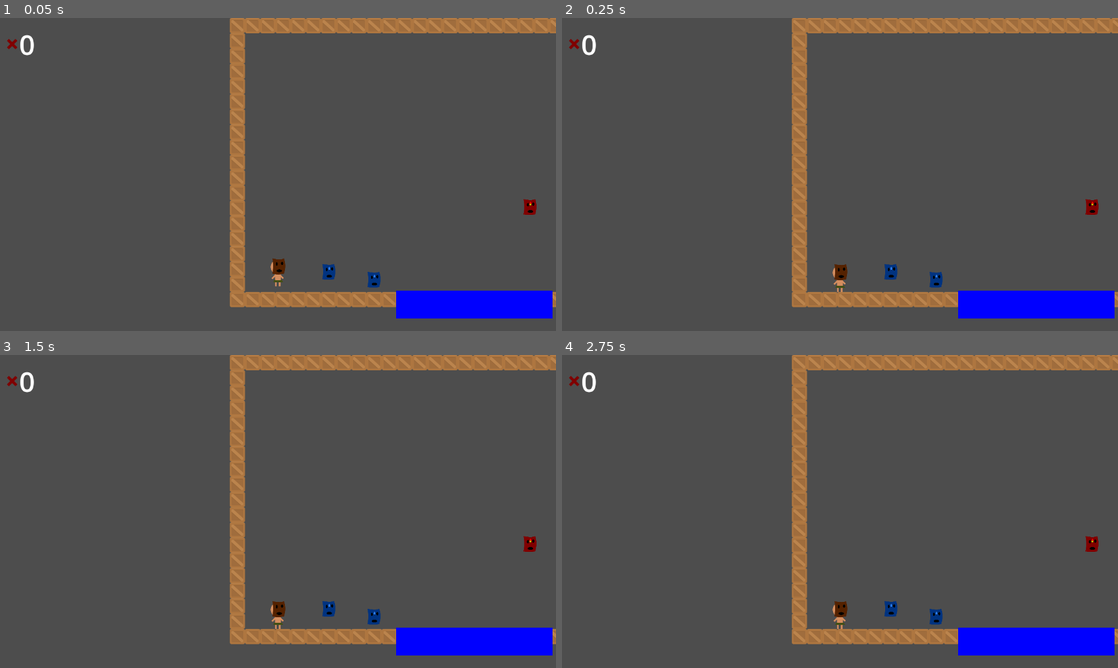
Above: before the commit, frames 1-4 (two rows, left to right).
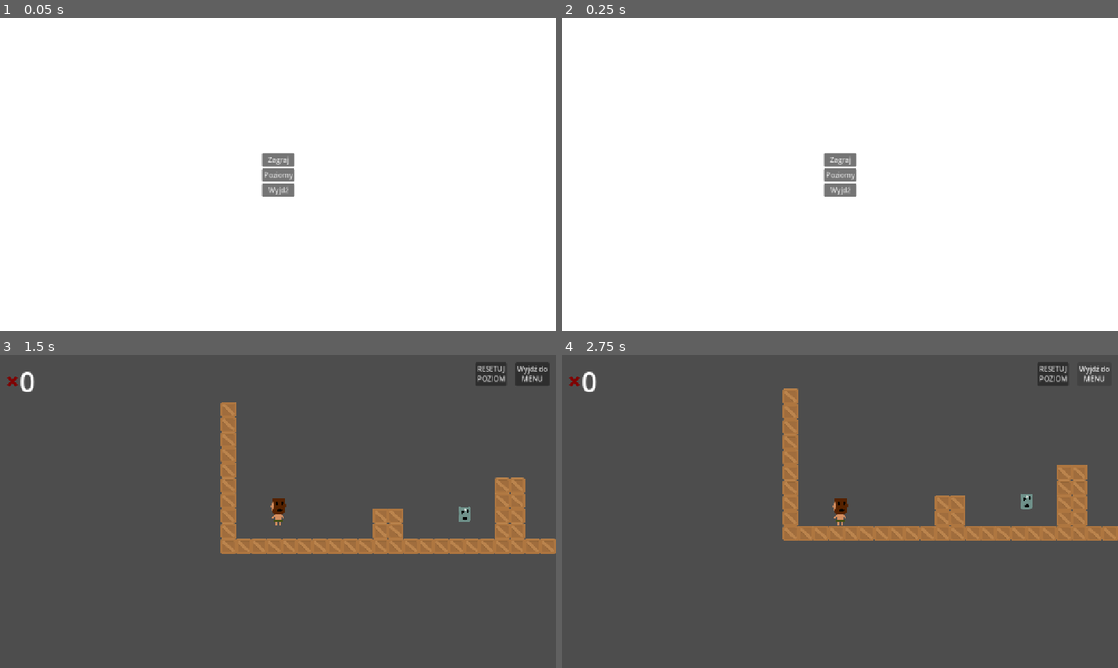
Above: after the commit, the same moments.

Repository: Nabiz/FourElements
Game: Godot game, scene res://Scenes/GUI/MainMenu.tscn
Same seed, same stepped clock (60 frames per second), same inputs: the game is played once before the commit and once after it. Before the commit the project starts from res://Levels/TestLevel.tscn. The engine's default icon, where the game draws it, is replaced by a stand-in: a white triangle on a blue panel in a dark square.
Inputs (mouse positions are in pixels of both pictures, inside the frame that each line leads up to):
- Up to frame 1 (0.05 s): no input
- Up to frame 2 (0.25 s): no input
- Up to frame 3 (1.5 s): click (278, 495) at 0.5 s, where only the run after the commit has a clickable "Zagraj"; click (489, 649) at 1.25 s, where only the run after the commit has a clickable "To ja zostanę Królem Szamanów…"
- Up to frame 4 (2.75 s): click (1051, 373) at 2 s, where only the run after the commit has a clickable "RESETUJ POZIOM"

The runs differ from the first frame. In frame 1, 100% of the frame differs, in the area x 0-100%, y 0-100%; in frame 2, 100%; in frame 3, 15%; in frame 4, 15%.

Commit message:
add elements sounds, add level manager, add water shader

Diff:
--- /dev/null
+++ b/Resources/Shaders/WaterPath.gdshader
@@ -0,0 +1,32 @@
+shader_type canvas_item;
+
+uniform float progress : hint_range(0.0, 1.0) = 0.5;
+uniform vec4 deep_color : source_color = vec4(0.0, 0.4, 0.8, 0.8);
+uniform vec4 surface_color : source_color = vec4(0.4, 0.8, 1.0, 1.0);
+
+uniform float wave_amplitude = 0.05;
+uniform float wave_frequency = 10.0;
+uniform float wave_speed = 1.5;
+
+uniform float surface_thickness : hint_range(0.0, 0.2) = 0.03;
+uniform float surface_intensity : hint_range(1.0, 5.0) = 1.0;
+
+void fragment() {
+	float current_height = 1.0 - UV.y;
+
+	float wave = sin(UV.x * wave_frequency + TIME * wave_speed) * 0.5;
+	wave += cos(UV.x * wave_frequency * 1.5 + TIME * wave_speed * 0.8) * 0.5;
+	float surface_level = progress + (wave * wave_amplitude);
+
+	float smoothing = fwidth(current_height) * 1.5;
+	float water_mask = smoothstep(surface_level + smoothing, surface_level - smoothing, current_height);
+	float foam_mask = smoothstep(surface_level - surface_thickness - smoothing, surface_level - surface_thickness + smoothing, current_height);
+	foam_mask *= water_mask;
+
+	vec4 color = vec4(0.0);
+	color = mix(color, deep_color, water_mask);
+	color.rgb = mix(color.rgb, surface_color.rgb * surface_intensity, foam_mask);
+	color.a = clamp(color.a + (foam_mask * surface_color.a), 0.0, 1.0);
+	color.a *= water_mask;
+	COLOR = color;
+}
--- /dev/null
+++ b/Scenes/Autoloads/LevelManagerAutoload.tscn
@@ -0,0 +1,8 @@
+[gd_scene load_steps=3 format=3 uid="uid://oj7dpdbij0gw"]
+
+[ext_resource type="Script" uid="uid://co0ok0wyes8vn" path="res://Scripts/Managers/LevelManager.gd" id="1_6rk87"]
+[ext_resource type="PackedScene" uid="uid://c41i5qfwmu241" path="res://Levels/NewTestLevel.tscn" id="2_jukwi"]
+
+[node name="LevelManagerAutoload" type="Node"]
+script = ExtResource("1_6rk87")
+level_scenes = Array[PackedScene]([ExtResource("2_jukwi")])
--- a/Scenes/GUI/GUI.tscn
+++ b/Scenes/GUI/GUI.tscn
@@ -35,3 +35,32 @@
 layout_mode = 2
 theme_override_font_sizes/font_size = 64
 text = "0"
+
+[node name="MarginContainer2" type="MarginContainer" parent="."]
+anchors_preset = 1
+anchor_left = 1.0
+anchor_right = 1.0
+offset_left = -40.0
+offset_bottom = 40.0
+grow_horizontal = 0
+theme_override_constants/margin_top = 16
+theme_override_constants/margin_right = 16
+
+[node name="HBoxContainer" type="HBoxContainer" parent="MarginContainer2"]
+layout_mode = 2
+theme_override_constants/separation = 20
+
+[node name="ResetButton" type="Button" parent="MarginContainer2/HBoxContainer"]
+layout_mode = 2
+size_flags_horizontal = 8
+text = "RESETUJ
+POZIOM"
+
+[node name="MenuButton" type="Button" parent="MarginContainer2/HBoxContainer"]
+layout_mode = 2
+size_flags_horizontal = 8
+text = "Wyjdź do
+MENU"
+
+[connection signal="pressed" from="MarginContainer2/HBoxContainer/ResetButton" to="." method="_on_reset_button_pressed"]
+[connection signal="pressed" from="MarginContainer2/HBoxContainer/MenuButton" to="." method="_on_menu_button_pressed"]
--- /dev/null
+++ b/Scenes/GUI/Intro.tscn
@@ -0,0 +1,32 @@
+[gd_scene load_steps=2 format=3 uid="uid://c074qn4q1gars"]
+
+[ext_resource type="Script" uid="uid://b7bwttejo6ga1" path="res://Scripts/GUI/Intro.gd" id="1_w7sfs"]
+
+[node name="Intro" type="Control"]
+layout_mode = 3
+anchors_preset = 15
+anchor_right = 1.0
+anchor_bottom = 1.0
+grow_horizontal = 2
+grow_vertical = 2
+script = ExtResource("1_w7sfs")
+
+[node name="MarginContainer" type="MarginContainer" parent="."]
+layout_mode = 1
+anchors_preset = 3
+anchor_left = 1.0
+anchor_top = 1.0
+anchor_right = 1.0
+anchor_bottom = 1.0
+offset_left = -40.0
+offset_top = -40.0
+grow_horizontal = 0
+grow_vertical = 0
+theme_override_constants/margin_right = 25
+theme_override_constants/margin_bottom = 25
+
+[node name="PlayButton" type="Button" parent="MarginContainer"]
+layout_mode = 2
+text = "To ja zostanę Królem Szamanów!!!"
+
+[connection signal="pressed" from="MarginContainer/PlayButton" to="." method="_on_play_button_pressed"]
--- /dev/null
+++ b/Scenes/GUI/MainMenu.tscn
@@ -0,0 +1,50 @@
+[gd_scene load_steps=2 format=3 uid="uid://dmfbkxe52mhcn"]
+
+[ext_resource type="Script" uid="uid://bv7kh2ofiih3t" path="res://Scripts/GUI/MainMenu.gd" id="1_ocgay"]
+
+[node name="MainMenu" type="Control"]
+layout_mode = 3
+anchors_preset = 15
+anchor_right = 1.0
+anchor_bottom = 1.0
+grow_horizontal = 2
+grow_vertical = 2
+size_flags_horizontal = 6
+size_flags_vertical = 3
+script = ExtResource("1_ocgay")
+
+[node name="ColorRect" type="ColorRect" parent="."]
+custom_minimum_size = Vector2(1280, 720)
+layout_mode = 0
+offset_right = 40.0
+offset_bottom = 40.0
+
+[node name="VBoxContainer" type="VBoxContainer" parent="."]
+layout_mode = 1
+anchors_preset = 8
+anchor_left = 0.5
+anchor_top = 0.5
+anchor_right = 0.5
+anchor_bottom = 0.5
+offset_left = -4.0
+offset_top = -10.0
+offset_right = 4.0
+offset_bottom = 10.0
+grow_horizontal = 2
+grow_vertical = 2
+
+[node name="PlayButton" type="Button" parent="VBoxContainer"]
+layout_mode = 2
+text = "Zagraj"
+
+[node name="LevelsButton" type="Button" parent="VBoxContainer"]
+layout_mode = 2
+text = "Poziomy"
+
+[node name="ExitButton" type="Button" parent="VBoxContainer"]
+layout_mode = 2
+text = "Wyjdź"
+
+[connection signal="pressed" from="VBoxContainer/PlayButton" to="." method="_on_play_button_pressed"]
+[connection signal="pressed" from="VBoxContainer/LevelsButton" to="." method="_on_levels_button_pressed"]
+[connection signal="pressed" from="VBoxContainer/ExitButton" to="." method="_on_exit_button_pressed"]
--- a/Scenes/MaskPickup.tscn
+++ b/Scenes/MaskPickup.tscn
@@ -1,22 +1,31 @@
-[gd_scene load_steps=7 format=3 uid="uid://bbp66xbtvbism"]
+[gd_scene load_steps=11 format=3 uid="uid://bbp66xbtvbism"]
 
 [ext_resource type="Script" uid="uid://vbqwe6d4j85m" path="res://Scripts/MaskPickup.gd" id="1_oqyrf"]
 [ext_resource type="Texture2D" uid="uid://cv1lidemdkuh4" path="res://Assets/Mask/fire_mask.png" id="2_oqyrf"]
 [ext_resource type="Texture2D" uid="uid://ddmx88k0p2djh" path="res://Assets/Mask/water_mask.png" id="3_gdd82"]
+[ext_resource type="AudioStream" uid="uid://cwrfxcm3qy0gs" path="res://Assets/SFX/water.wav" id="3_h7wb0"]
 [ext_resource type="Texture2D" uid="uid://bxy410ibkswes" path="res://Assets/Mask/earth_mask.png" id="4_2dg8h"]
+[ext_resource type="AudioStream" uid="uid://tt86win0mkfr" path="res://Assets/SFX/earth.ogg" id="4_8akiv"]
+[ext_resource type="AudioStream" uid="uid://cn10lsltil7wj" path="res://Assets/SFX/air.wav" id="4_spqju"]
 [ext_resource type="Texture2D" uid="uid://dmh1gro0f25j4" path="res://Assets/Mask/air_mask.png" id="5_swy00"]
+[ext_resource type="AudioStream" uid="uid://jk2eres5osan" path="res://Assets/SFX/fire.ogg" id="6_swy00"]
 
 [sub_resource type="CircleShape2D" id="CircleShape2D_oqyrf"]
 radius = 16.0
 
-[node name="MaskPickup" type="Area2D" node_paths=PackedStringArray("collision", "sprties", "fire_sprite", "water_sprite", "earth_sprite", "air_sprite")]
+[node name="MaskPickup" type="Area2D" node_paths=PackedStringArray("collision", "audio_player", "sprties", "fire_sprite", "water_sprite", "earth_sprite", "air_sprite")]
 script = ExtResource("1_oqyrf")
 collision = NodePath("CollisionShape2D")
+audio_player = NodePath("AudioStreamPlayer")
 sprties = NodePath("Sprites")
 fire_sprite = NodePath("Sprites/FireSprite")
 water_sprite = NodePath("Sprites/WaterSprite")
 earth_sprite = NodePath("Sprites/EarthSprite")
 air_sprite = NodePath("Sprites/AirSprite")
+fire_sound = ExtResource("6_swy00")
+water_sound = ExtResource("3_h7wb0")
+earth_sound = ExtResource("4_8akiv")
+air_sound = ExtResource("4_spqju")
 
 [node name="Sprites" type="Node2D" parent="."]
 
@@ -43,5 +52,8 @@
 [node name="CollisionShape2D" type="CollisionShape2D" parent="."]
 shape = SubResource("CircleShape2D_oqyrf")
 
+[node name="AudioStreamPlayer" type="AudioStreamPlayer" parent="."]
+stream = ExtResource("6_swy00")
+
 [connection signal="body_entered" from="." to="." method="_on_body_entered"]
 [connection signal="body_exited" from="." to="." method="_on_body_exited"]
--- a/Scenes/Player.gd
+++ b/Scenes/Player.gd
@@ -24,7 +24,7 @@
 func _enter_tree() -> void:
 	instance = self
 
-func _process(delta: float) -> void:
+func _process(_delta: float) -> void:
 	if Input.is_action_just_pressed("ui_fire"):
 		spawn_fire_bullet()
 		spawn_earth_block()
--- a/Scenes/Player.tscn
+++ b/Scenes/Player.tscn
@@ -13,6 +13,7 @@
 height = 64.0
 
 [node name="Player" type="CharacterBody2D" node_paths=PackedStringArray("marker_point", "sprites", "blank_sprite", "fire_sprite", "water_sprite", "earth_sprite", "air_sprite")]
+z_index = -2
 script = ExtResource("1_kyqiw")
 marker_point = NodePath("Marker2D")
 sprites = NodePath("Sprites")
--- a/Scenes/WaterPath.tscn
+++ b/Scenes/WaterPath.tscn
@@ -1,12 +1,24 @@
-[gd_scene load_steps=4 format=3 uid="uid://cduv0gbami34p"]
+[gd_scene load_steps=6 format=3 uid="uid://cduv0gbami34p"]
 
 [ext_resource type="Script" uid="uid://b3j1cc3eiy5ab" path="res://Scripts/WaterPath.gd" id="1_xywqn"]
+[ext_resource type="Shader" uid="uid://ctujh70mc0yvo" path="res://Resources/Shaders/WaterPath.gdshader" id="2_vx7nm"]
 
 [sub_resource type="RectangleShape2D" id="RectangleShape2D_vx7nm"]
 size = Vector2(250, 20)
 
 [sub_resource type="RectangleShape2D" id="RectangleShape2D_rjgjh"]
 size = Vector2(300, 64)
+
+[sub_resource type="ShaderMaterial" id="ShaderMaterial_rjgjh"]
+shader = ExtResource("2_vx7nm")
+shader_parameter/progress = 0.5
+shader_parameter/deep_color = Color(0, 0.345098, 0.694118, 1)
+shader_parameter/surface_color = Color(0.4, 0.8, 1, 0.9)
+shader_parameter/wave_amplitude = 0.05
+shader_parameter/wave_frequency = 10.0
+shader_parameter/wave_speed = 1.5
+shader_parameter/surface_thickness = 0.065
+shader_parameter/surface_intensity = 1.0
 
 [node name="WaterPath" type="Node2D" node_paths=PackedStringArray("static_body")]
 script = ExtResource("1_xywqn")
@@ -22,23 +34,26 @@
 [node name="StaticBody2D" type="StaticBody2D" parent="."]
 
 [node name="CollisionShape2D" type="CollisionShape2D" parent="StaticBody2D"]
+position = Vector2(0, 5)
 shape = SubResource("RectangleShape2D_rjgjh")
 
 [node name="ColorRect" type="ColorRect" parent="StaticBody2D"]
-custom_minimum_size = Vector2(300, 64)
+z_index = -1
+material = SubResource("ShaderMaterial_rjgjh")
+custom_minimum_size = Vector2(300, 128)
 anchors_preset = 8
 anchor_left = 0.5
 anchor_top = 0.5
 anchor_right = 0.5
 anchor_bottom = 0.5
-offset_left = -150.0
-offset_top = -32.0
-offset_right = 150.0
-offset_bottom = 32.0
+offset_left = -151.0
+offset_top = -95.0
+offset_right = 149.0
+offset_bottom = 33.0
 grow_horizontal = 2
 grow_vertical = 2
 size_flags_horizontal = 4
 size_flags_vertical = 4
-color = Color(0, 0, 1, 1)
+color = Color(1, 1, 1, 0)
 
 [connection signal="body_exited" from="Area2D" to="." method="_on_area_2d_body_exited"]
--- a/Scripts/FireBullet.gd
+++ b/Scripts/FireBullet.gd
@@ -1,11 +1,11 @@
 class_name FireBullet
 extends Area2D
 
-var speed = 10
+var speed = 100
 var direction = Vector2.RIGHT
 
 func _physics_process(delta: float) -> void:
-	position += speed * direction
+	position += speed * direction * delta
 
 func _on_timer_timeout() -> void:
 	queue_free()
--- a/Scripts/GUI/GUI.gd
+++ b/Scripts/GUI/GUI.gd
@@ -30,3 +30,9 @@
 
 func update_ammo(value: int):
 	ammo_label.text = str(value)
+
+func _on_reset_button_pressed() -> void:
+	LevelManagerAutoload.restart_level()
+
+func _on_menu_button_pressed() -> void:
+	LevelManagerAutoload.load_menu()
--- /dev/null
+++ b/Scripts/GUI/Intro.gd
@@ -0,0 +1,4 @@
+extends Control
+
+func _on_play_button_pressed() -> void:
+	LevelManagerAutoload.change_level(0)
--- /dev/null
+++ b/Scripts/GUI/MainMenu.gd
@@ -0,0 +1,20 @@
+extends Control
+
+
+func _ready() -> void:
+	pass
+
+func _process(delta: float) -> void:
+	pass
+
+
+func _on_play_button_pressed() -> void:
+	LevelManagerAutoload.play_intro()
+
+
+func _on_levels_button_pressed() -> void:
+	pass # Replace with function body.
+
+
+func _on_exit_button_pressed() -> void:
+	get_tree().quit()
--- /dev/null
+++ b/Scripts/Managers/LevelManager.gd
@@ -0,0 +1,24 @@
+class_name LevelManager
+extends Node
+
+var current_level
+var current_level_index = 0
+var intro_scene: PackedScene = preload("res://Scenes/GUI/Intro.tscn")
+var menu_scene: PackedScene = preload("res://Scenes/GUI/MainMenu.tscn")
+@export var level_scenes: Array[PackedScene]
+
+func change_level(level_index):
+	MaskManagerAutoload.reset_manager()
+	WaterPathManager.reset_manager()
+	current_level_index = level_index
+	current_level = level_scenes[current_level_index]
+	get_tree().change_scene_to_packed(current_level)
+
+func restart_level():
+	change_level(current_level_index)
+
+func play_intro():
+	get_tree().change_scene_to_packed(intro_scene)
+
+func load_menu():
+	get_tree().change_scene_to_packed(menu_scene)
--- a/Scripts/Managers/MaskManager.gd
+++ b/Scripts/Managers/MaskManager.gd
@@ -6,6 +6,11 @@
 static var current_element: Element = Element.BLANK
 static var ammo: int = 0
 
+
+static func reset_manager():
+	picked_masks.clear()
+	current_element = Element.BLANK
+	ammo = 0
 
 static func on_mask_picked(mask: MaskPickup):
 	if mask.element != current_element:
@@ -25,15 +30,15 @@
 	Player.instance.change_element(current_element)
 	GUI.instance.change_element(current_element)
 	if current_element != Element.WATER:
-		WaterPathManager.instance.disable_all_water_paths()
+		WaterPathManager.disable_all_water_paths()
 	else:
-		WaterPathManager.instance.enable_all_water_paths()
+		WaterPathManager.enable_all_water_paths()
 
 static func use_ammo():
 	ammo -= 1
 	GUI.instance.update_ammo(ammo)
 	if ammo == 0:
-		WaterPathManager.instance.disable_all_water_paths()
+		WaterPathManager.disable_all_water_paths()
 		change_element(Element.BLANK)
 		for picekd_mask in picked_masks:
 			picekd_mask.enable_mask()
--- a/Scripts/Managers/WaterPathManager.gd
+++ b/Scripts/Managers/WaterPathManager.gd
@@ -7,6 +7,10 @@
 
 func _enter_tree() -> void:
 	instance = self
+
+static func reset_manager():
+	water_paths.clear()
+	disable_all_water_paths()
 
 static func append_water_path(wp: WaterPath):
 	water_paths.append(wp)
--- a/Scripts/MaskPickup.gd
+++ b/Scripts/MaskPickup.gd
@@ -3,6 +3,7 @@
 
 @export var element: MaskManager.Element = MaskManager.Element.FIRE
 @export var collision: CollisionShape2D
+@export var audio_player: AudioStreamPlayer
 
 @export var sprties: Node2D
 @export_subgroup("Sprites")
@@ -11,15 +12,25 @@
 @export var earth_sprite: Sprite2D
 @export var air_sprite: Sprite2D
 
+@export_subgroup("Sounds")
+@export var fire_sound: AudioStream
+@export var water_sound: AudioStream
+@export var earth_sound: AudioStream
+@export var air_sound: AudioStream
+
 func _ready() -> void:
 	match element:
 		MaskManager.Element.FIRE:
+			audio_player.stream = fire_sound
 			fire_sprite.show()
 		MaskManager.Element.WATER:
+			audio_player.stream = water_sound
 			water_sprite.show()
 		MaskManager.Element.EARTH:
+			audio_player.stream = earth_sound
 			earth_sprite.show()
 		MaskManager.Element.AIR:
+			audio_player.stream = air_sound
 			air_sprite.show()
 
 func _process(_delta: float) -> void:
@@ -29,6 +40,7 @@
 func _on_body_entered(body: Node2D) -> void:
 	if body is Player:
 		MaskManager.on_mask_picked(self)
+		audio_player.play()
 
 func _on_body_exited(body: Node2D) -> void:
 	if body is Player:
--- a/Scripts/WaterPath.gd
+++ b/Scripts/WaterPath.gd
@@ -5,7 +5,7 @@
 
 func _ready() -> void:
 	disable_static_body()
-	WaterPathManager.instance.append_water_path(self)
+	WaterPathManager.append_water_path(self)
 
 func _on_area_2d_body_exited(body: Node2D) -> void:
 	if body is Player and MaskManager.current_element == MaskManager.Element.WATER:
--- a/project.godot
+++ b/project.godot
@@ -11,7 +11,7 @@
 [application]
 
 config/name="FourElements"
-run/main_scene="uid://bagpvo1aak85w"
+run/main_scene="uid://dmfbkxe52mhcn"
 config/features=PackedStringArray("4.4", "Forward Plus")
 config/icon="res://icon.svg"
 
@@ -19,11 +19,13 @@
 
 MaskManagerAutoload="*res://Scenes/Autoloads/MaskManagerAutoload.tscn"
 WaterPathManagerAutoload="*res://Scenes/Autoloads/WaterPathManagerAutoload.tscn"
+LevelManagerAutoload="*res://Scenes/Autoloads/LevelManagerAutoload.tscn"
 
 [display]
 
 window/size/viewport_width=1280
 window/size/viewport_height=720
+window/stretch/mode="canvas_items"
 
 [file_customization]
 
Not shown, added: Assets/SFX/air.wav.import
Not shown, added: Assets/SFX/earth.ogg.import
Not shown, added: Assets/SFX/fire.ogg.import
Not shown, added: Assets/SFX/water.wav.import
Not shown, added: Resources/Shaders/WaterPath.gdshader.uid
Not shown, added: Scripts/GUI/Intro.gd.uid
Not shown, added: Scripts/GUI/MainMenu.gd.uid
Not shown, added: Scripts/Managers/LevelManager.gd.uid
Not shown, added: Assets/SFX/air.wav
Not shown, added: Assets/SFX/earth.ogg
Not shown, added: Assets/SFX/fire.ogg
Not shown, added: Assets/SFX/water.wav
